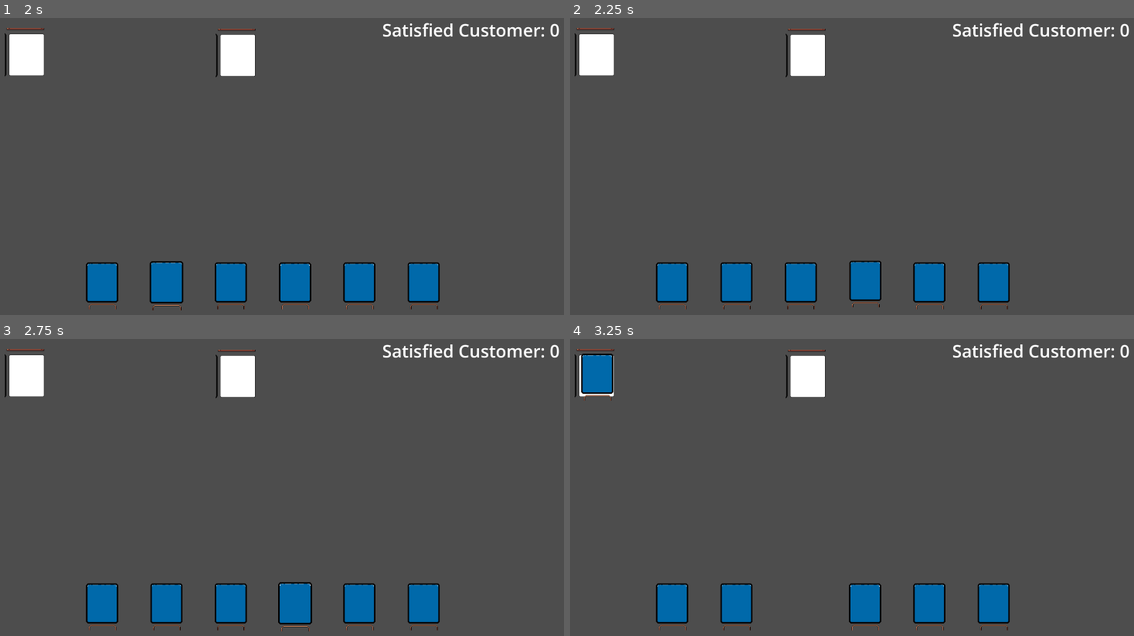
Above: before the commit, frames 1-4 (two rows, left to right).
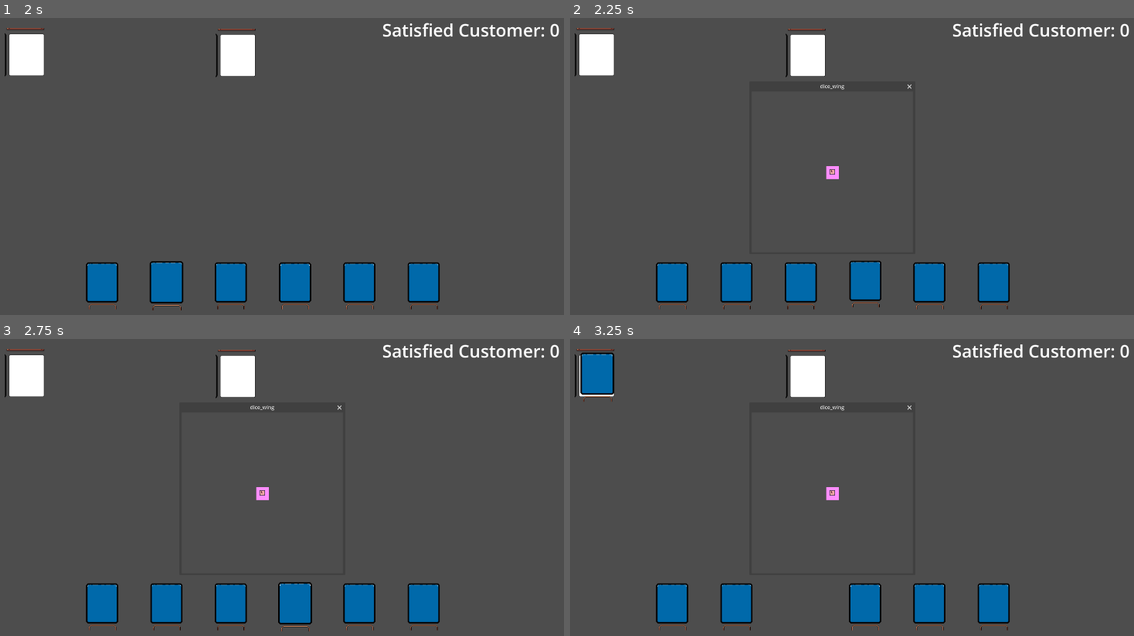
Above: after the commit, the same moments.

Repository: zewezz/1.5
Game: Godot game, scene res://scene/main.tscn
Same seed, same stepped clock (60 frames per second), same inputs: the game is played once before the commit and once after it.
Inputs (mouse positions are in pixels of both pictures, inside the frame that each line leads up to):
- Up to frame 1 (2 s): tap Enter at 0.5 s; drag from (423, 282) to (231, 282) at 0.52 s; drag from (360, 282) to (163, 282) at 1.27 s
- Up to frame 2 (2.25 s): move the mouse to (863, 282) at 2.02 s; hold K (Roll, bound only after the commit) from 2.03 s (still down); click (863, 282) at 2.17 s
- Up to frame 3 (2.75 s): keep holding K (Roll, bound only after the commit)
- Up to frame 4 (3.25 s): release K (Roll, bound only after the commit) at 2.75 s; tap Space at 2.75 s; drag from (801, 603) to (598, 374) at 2.77 s

Frame 1 is identical in both runs. In frame 2, 0.1% of the frame differs, in the area x 44-61%, y 22-55%; in frame 3, 0.1%; in frame 4, 0.4%, in the area x 1-61%, y 4-55%.

Commit message:
popup window added with unfinshed dice

Diff:
--- a/project.godot
+++ b/project.godot
@@ -24,6 +24,14 @@
 window/size/viewport_width=1920
 window/size/viewport_height=1080
 
+[input]
+
+Roll={
+"deadzone": 0.2,
+"events": [null, Object(InputEventKey,"resource_local_to_scene":false,"resource_name":"","device":0,"window_id":0,"alt_pressed":false,"shift_pressed":false,"ctrl_pressed":false,"meta_pressed":false,"pressed":false,"keycode":0,"physical_keycode":75,"key_label":0,"unicode":0,"location":0,"echo":false,"script":null)
+]
+}
+
 [rendering]
 
 renderer/rendering_method="mobile"
--- /dev/null
+++ b/scene/dice.gd
@@ -0,0 +1,31 @@
+extends Node2D
+
+var random_value = 4
+
+@onready var popup: Window = $Window
+@onready var dice_roll: AnimatedSprite2D = $Window/Dice_roll
+
+func dicey():
+	randomize()
+	random_value = randi_range(1, 6)
+	print(random_value)
+
+func _on_window_close_request():
+	popup.hide()
+
+func _input(event):
+
+	if event.is_action_pressed("Roll"):
+		popup.show()
+		dicey()
+
+func _process(delta):
+	match random_value:
+		1:
+			dice_roll.play("1")
+		2:
+			dice_roll.play("2")
+		3:
+			dice_roll.play("3")
+		4:
+			dice_roll.play("4")
--- a/scene/main.tscn
+++ b/scene/main.tscn
@@ -1,9 +1,49 @@
-[gd_scene load_steps=5 format=3 uid="uid://cow7pbn237uhk"]
+[gd_scene load_steps=11 format=3 uid="uid://cow7pbn237uhk"]
 
 [ext_resource type="Script" uid="uid://bnldlq3qacmg0" path="res://scene/game_manager.gd" id="1_brvut"]
 [ext_resource type="Script" uid="uid://dl3hlph1bh3si" path="res://card_manager.gd" id="1_wp4xf"]
 [ext_resource type="PackedScene" uid="uid://c51k1m707qj1b" path="res://scene/mission_point.tscn" id="2_brvut"]
 [ext_resource type="Script" uid="uid://cixwiq367t5l6" path="res://player_hand.gd" id="3_0ha60"]
+[ext_resource type="Script" uid="uid://dkeo3bie5n4fb" path="res://scene/dice.gd" id="5_b5f6u"]
+[ext_resource type="Texture2D" uid="uid://bk76nkw4w6bvb" path="res://asset/Dice/1.png" id="6_tqoya"]
+[ext_resource type="Texture2D" uid="uid://l8x0bnc4et0" path="res://asset/Dice/2.png" id="7_k65ib"]
+[ext_resource type="Texture2D" uid="uid://bhstydw0m7shj" path="res://asset/Dice/3.png" id="8_wscrc"]
+[ext_resource type="Texture2D" uid="uid://b5pxvr4umi0ox" path="res://asset/Dice/4.png" id="9_mswub"]
+
+[sub_resource type="SpriteFrames" id="SpriteFrames_hybxs"]
+animations = [{
+"frames": [{
+"duration": 1.0,
+"texture": ExtResource("6_tqoya")
+}],
+"loop": true,
+"name": &"1",
+"speed": 5.0
+}, {
+"frames": [{
+"duration": 1.0,
+"texture": ExtResource("7_k65ib")
+}],
+"loop": true,
+"name": &"2",
+"speed": 5.0
+}, {
+"frames": [{
+"duration": 1.0,
+"texture": ExtResource("8_wscrc")
+}],
+"loop": true,
+"name": &"3",
+"speed": 5.0
+}, {
+"frames": [{
+"duration": 1.0,
+"texture": ExtResource("9_mswub")
+}],
+"loop": true,
+"name": &"4",
+"speed": 5.0
+}]
 
 [node name="Main" type="Node2D"]
 
@@ -33,4 +73,27 @@
 [node name="PlayerHand" type="Node2D" parent="."]
 script = ExtResource("3_0ha60")
 
+[node name="Dice" type="Node2D" parent="."]
+script = ExtResource("5_b5f6u")
+
+[node name="Window" type="Window" parent="Dice"]
+oversampling_override = 1.0
+title = "dice_wing"
+initial_position = 1
+size = Vector2i(500, 500)
+visible = false
+
+[node name="Camera2D" type="Camera2D" parent="Dice/Window"]
+
+[node name="ColorRect" type="ColorRect" parent="Dice/Window"]
+offset_left = -19.0
+offset_top = -18.0
+offset_right = 21.0
+offset_bottom = 22.0
+color = Color(1, 0.5529412, 1, 1)
+
+[node name="Dice_roll" type="AnimatedSprite2D" parent="Dice/Window"]
+sprite_frames = SubResource("SpriteFrames_hybxs")
+animation = &"4"
+
 [connection signal="play_score" from="GameManager" to="missionPoint" method="play_com"]
Binary file added: asset/Dice/1.png
Not shown, added: asset/Dice/1.png.import
Binary file added: asset/Dice/2.png
Not shown, added: asset/Dice/2.png.import
Binary file added: asset/Dice/3.png
Not shown, added: asset/Dice/3.png.import
Binary file added: asset/Dice/4.png
Not shown, added: asset/Dice/4.png.import
Binary file added: asset/Dice/5.png
Not shown, added: asset/Dice/5.png.import
Binary file added: asset/Dice/6.png
Not shown, added: asset/Dice/6.png.import
(and 1 more such lines)
